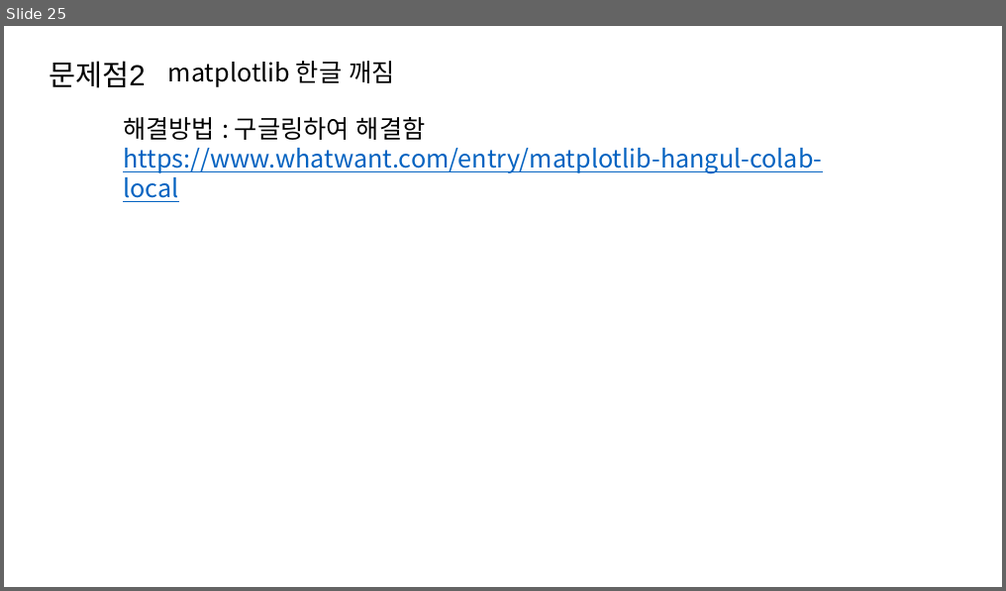
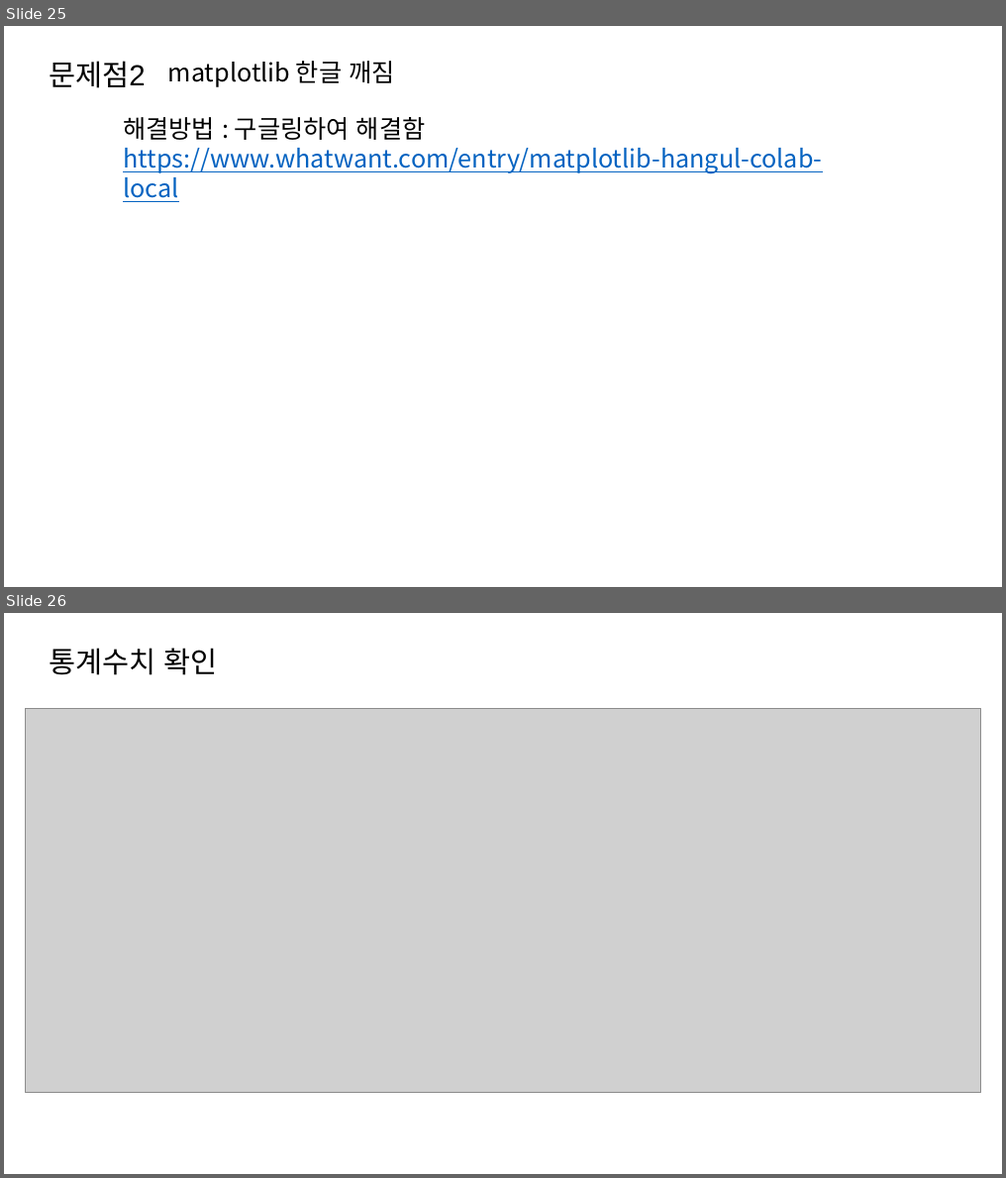
Before and after one commit to dev-hw/SeSAC-live_map, a slide deck: 230810.pptx. Shown one above the other, each under a label of ours: slide 25 before the commit, slides 25 and 26 after it. The pictures are 1006x591 and 1006x1178 pixels, drawn with LibreOffice and Linux fonts; fonts in the diff are those of the drawing; grey boxes stand for pictures. Boxes give left, top, right and bottom in pixels: in the first picture for what was removed or moved away, otherwise in the second. Text is boxed around its words. In the diff, an @@ line names an element or a change of style, - is before the commit and + after.

```diff
--- a/230810.pptx
+++ b/230810.pptx
@@ slide 26 added at bbox=[4, 613, 1002, 1174], background #FFFFFF @@
@@ text added at bbox=[49, 648, 217, 675], 28 pt, text #000000 @@
+통계수치 확인
@@ picture added at bbox=[25, 708, 981, 1093] @@
```
Also in this commit, not shown: 1 slide changed, 2 other slides added.
